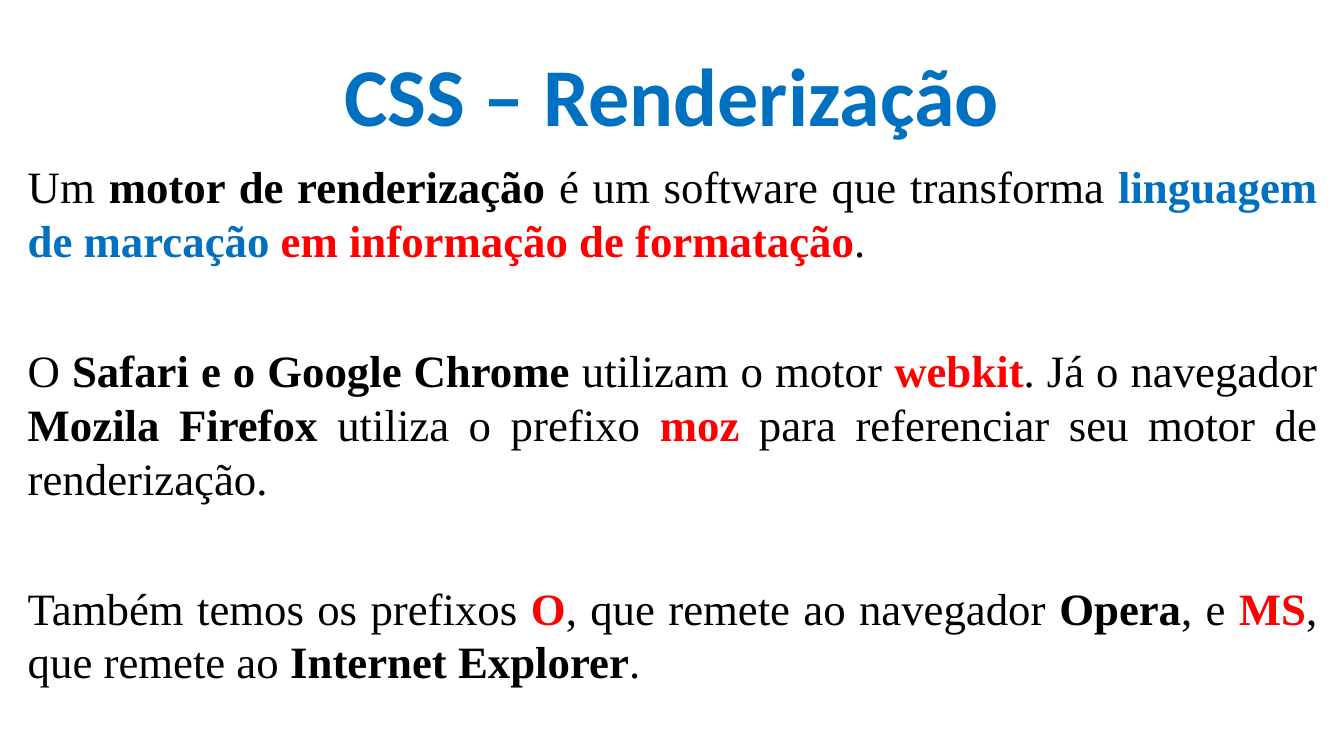
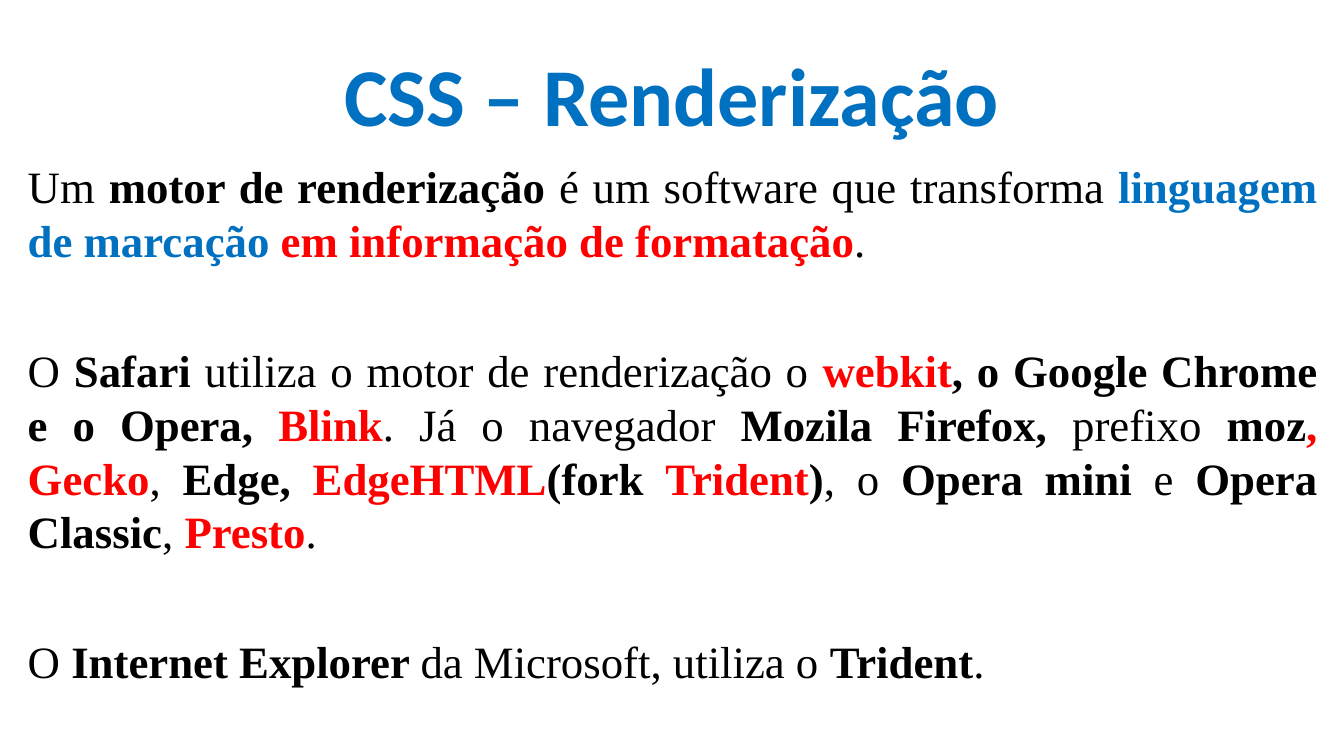
Before and after one commit to CloudEducationBrazil/WydenDesenvolvimentoWebPHP, a slide deck: slide 3 of 01 Classes/Aula 06 Desenvolvimento Web PHP - CSS.pptx. Drawn at 1344x756 pixels with LibreOffice and Linux fonts; fonts in the diff are those of the drawing; background and template pictures are left out. Boxes give left, top, right and bottom in pixels: in the first picture for what was removed or moved away, otherwise in the second. Text is boxed around its words. In the diff, an @@ line names an element or a change of style, - is before the commit and + after.

```diff
--- a/01 Classes/Aula 06 Desenvolvimento Web PHP - CSS.pptx
+++ b/01 Classes/Aula 06 Desenvolvimento Web PHP - CSS.pptx
@@ text at [28,355,1318,688]: text changed; bold on @@
-O Safari e o Google Chrome utilizam o motor webkit. Já o navegador Mozila Firefox utiliza o prefixo moz para referenciar seu motor de renderização.
-Também temos os prefixos O, que remete ao navegador Opera, e MS, que remete ao Internet Explorer.
+O Safari utiliza o motor de renderização o webkit, o Google Chrome e o Opera, Blink. Já o navegador Mozila Firefox, prefixo moz, Gecko, Edge, EdgeHTML(fork Trident), o Opera mini e Opera Classic, Presto.
+O Internet Explorer da Microsoft, utiliza o Trident.
```
Also in this commit, not shown: 5 other slides changed, 1 other file.
